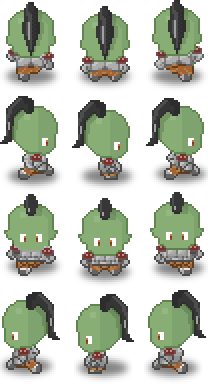
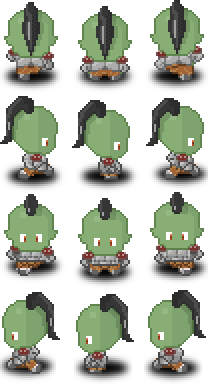
Layers edited between the first and the second w=208, h=384 image:
added layer "hair" above "eyes" over box(0, 8, 206, 342)
added layer "eyes" above "head" over box(12, 140, 194, 344)
added layer "head" above "body" over box(2, 8, 204, 354)
added layer "body" above "shadow" over box(6, 46, 204, 374)
added layer "shadow" above "orc-orig" over box(0, 62, 208, 384)
renamed "orc.png" to "orc-orig", hid it over box(0, 8, 208, 384)
